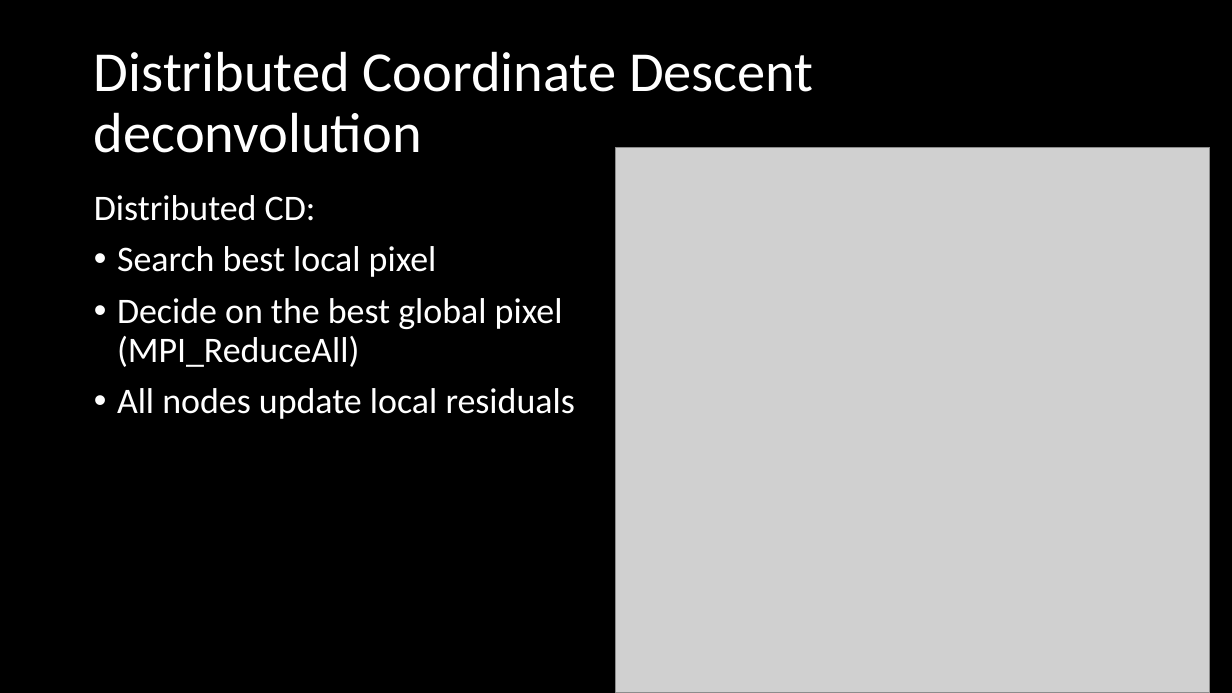
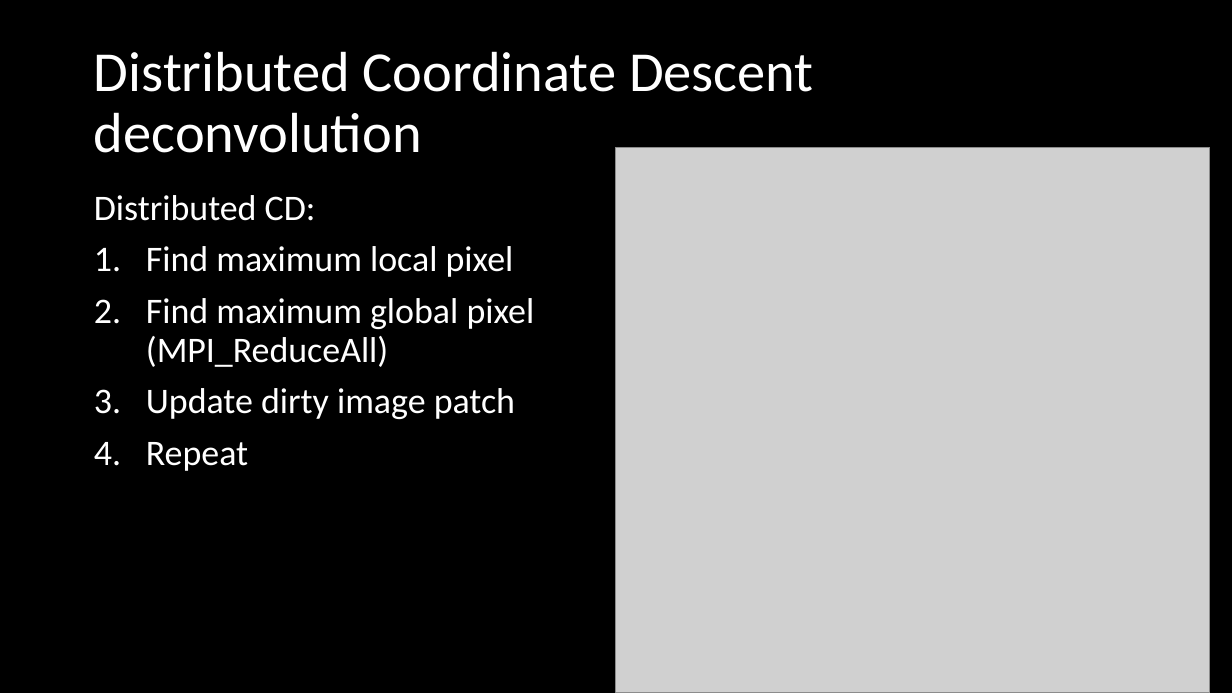
Before and after one commit to lord-blueberry/p9-doc, a slide deck: slide 11 of SKA-Days/pp.pptx (slide 10 before the commit). Drawn at 1232x693 pixels with LibreOffice and Linux fonts; fonts in the diff are those of the drawing; grey boxes stand for pictures. Boxes give left, top, right and bottom in pixels: in the first picture for what was removed or moved away, otherwise in the second. Text is boxed around its words. In the diff, an @@ line names an element or a change of style, - is before the commit and + after.

```diff
--- a/SKA-Days/pp.pptx
+++ b/SKA-Days/pp.pptx
@@ text at [146,246,535,471]: text changed @@
-• Search best local pixel
-• Decide on the best global pixel (MPI_ReduceAll)
-• All nodes update local residuals
+1. Find maximum local pixel
+2. Find maximum global pixel (MPI_ReduceAll)
+3. Update dirty image patch
+4. Repeat
```
Also in this commit, not shown: 8 other slides changed, 4 slides added, 1 slide removed, 5 other files.
